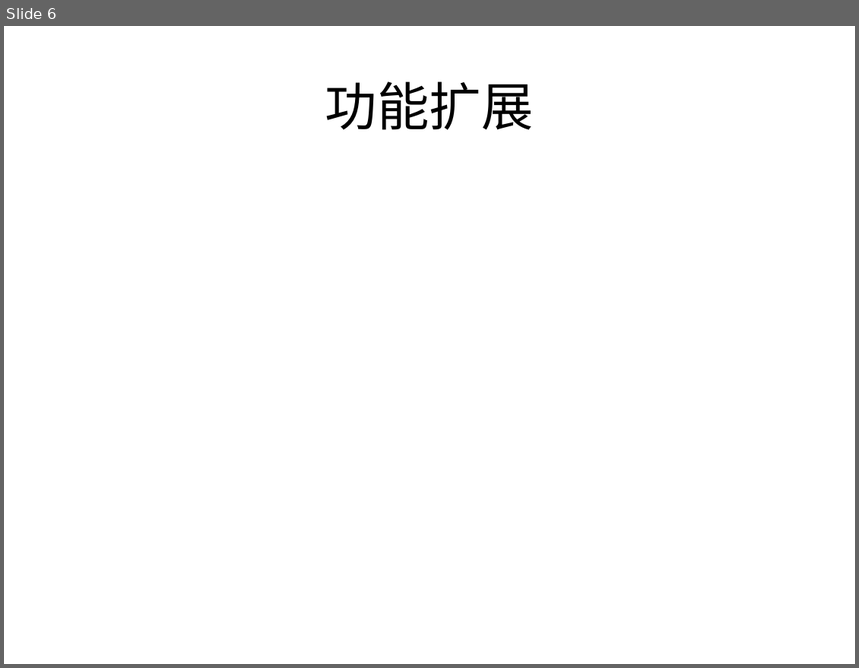
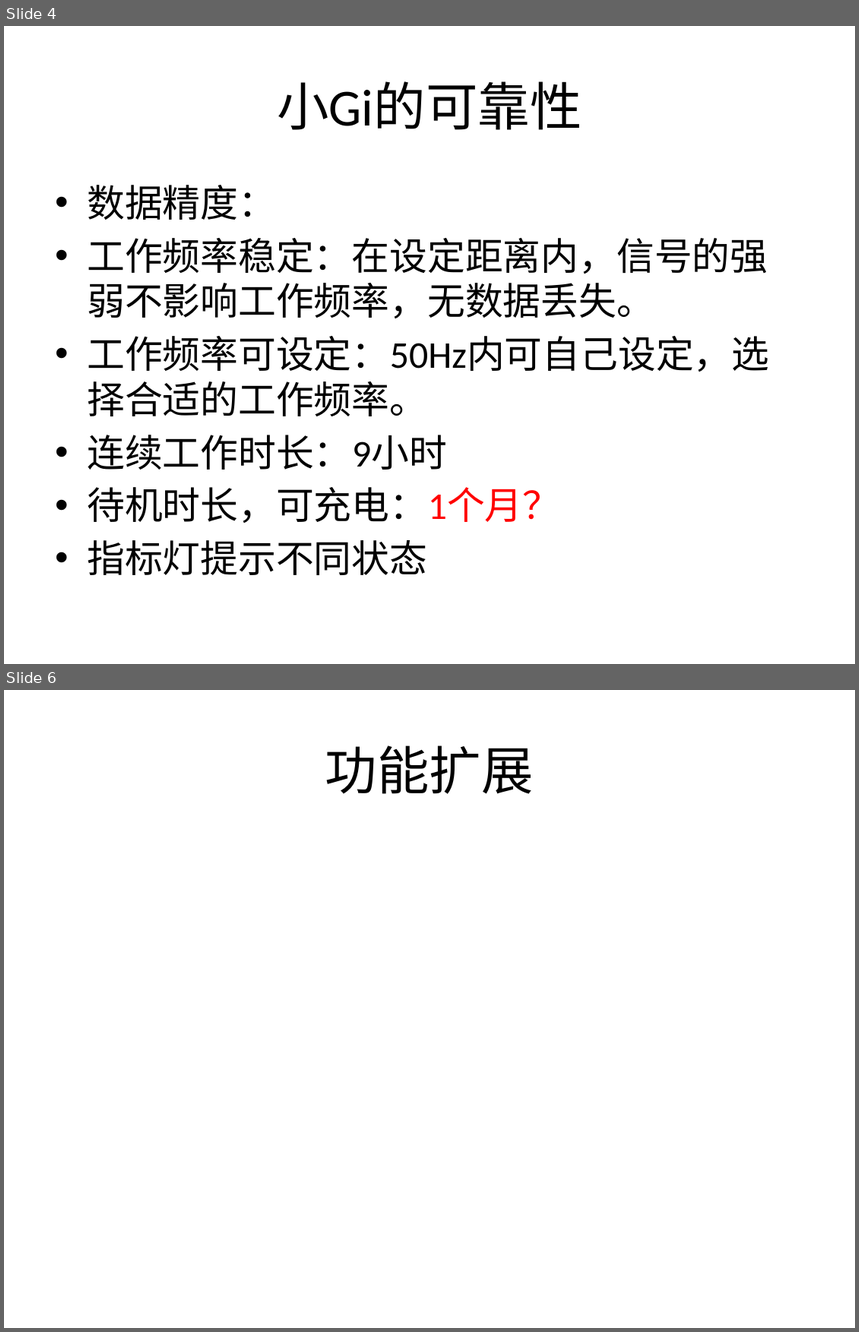
Before and after one commit to pip1998/SDK-PPT, a slide deck: CoolGymPPT.pptx. Shown one above the other, each under a label of ours: slide 6 before the commit, slides 4 and 6 after it; the slides between them are not shown. The pictures are 859x668 and 859x1332 pixels, drawn with LibreOffice and Linux fonts; fonts in the diff are those of the drawing. Boxes give left, top, right and bottom in pixels: in the first picture for what was removed or moved away, otherwise in the second. Text is boxed around its words. In the diff, an @@ line names an element or a change of style, - is before the commit and + after.

```diff
--- a/CoolGymPPT.pptx
+++ b/CoolGymPPT.pptx
@@ slide 4 added at (4, 26, 855, 664), background #FFFFFF @@
@@ title added at (277, 81, 582, 130), 44 pt, text #000000 @@
+小Gi的可靠性
@@ text added at (87, 185, 769, 575), 32 pt, text #000000 @@
+• 数据精度：
+• 工作频率稳定：在设定距离内，信号的强弱不影响工作频率，无数据丢失。
+• 工作频率可设定：50Hz内可自己设定，选择合适的工作频率。
+• 连续工作时长：9小时
+• 待机时长，可充电：1个月？
+• 指标灯提示不同状态
```
Also in this commit, not shown: 1 slide changed, 3 other slides added, 4 slides removed.
